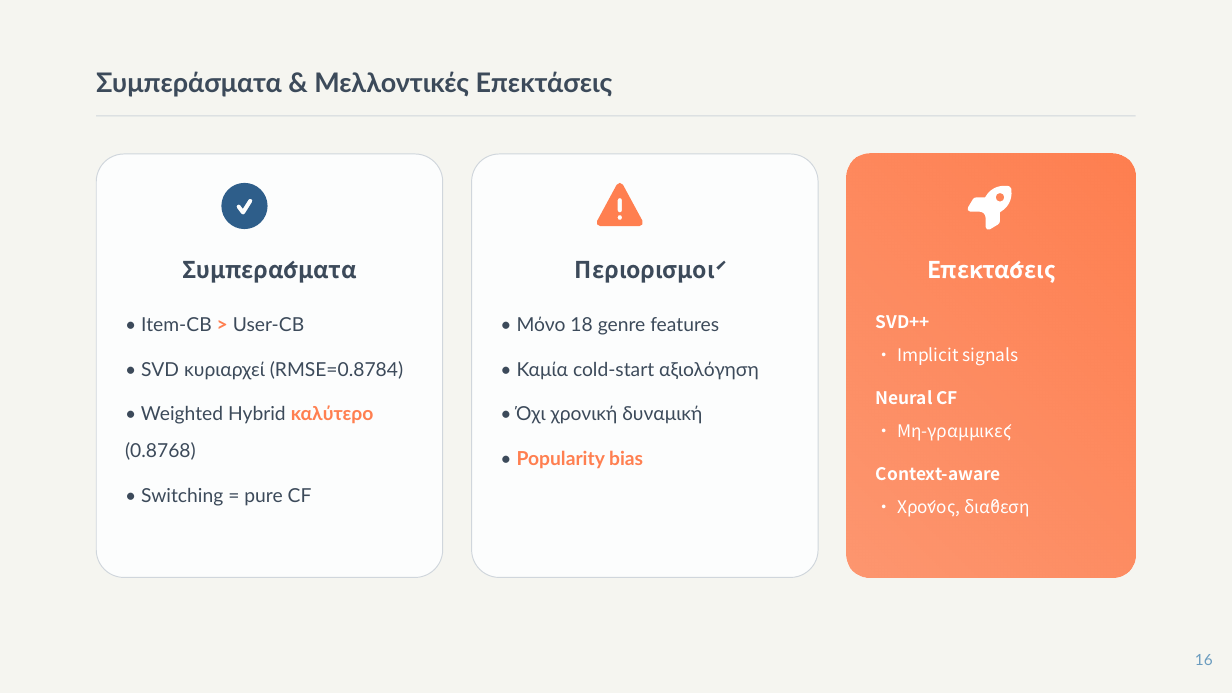
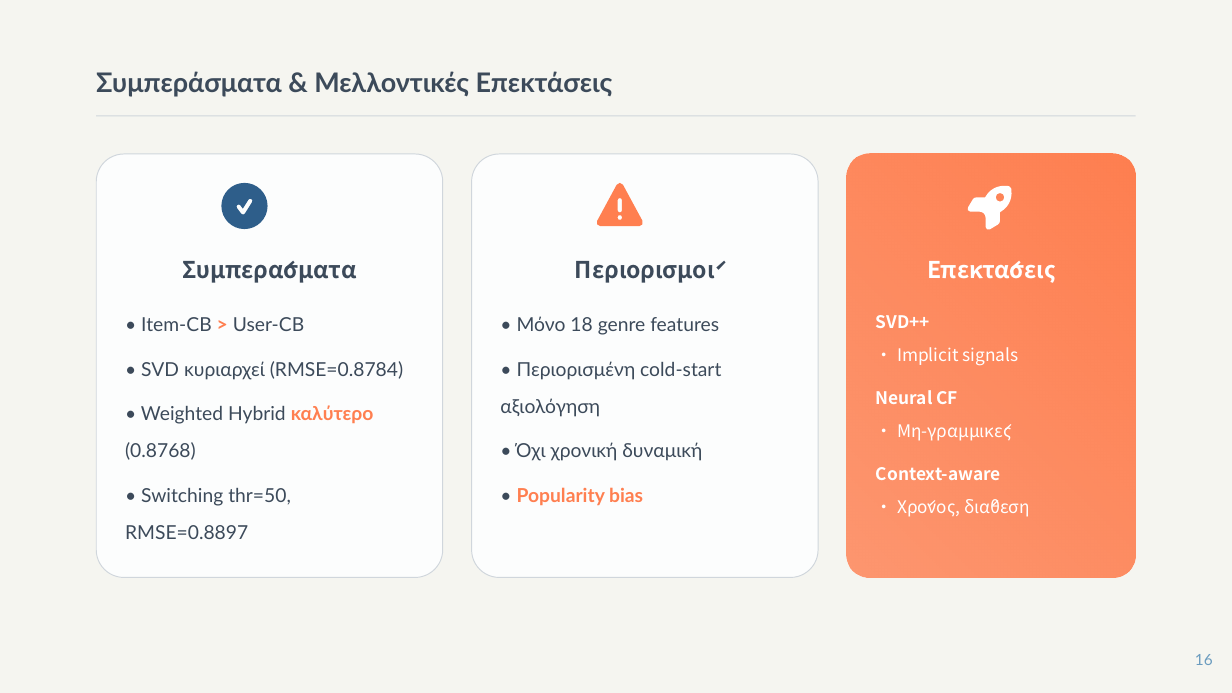
Before and after one commit to AristotelisGarro/MSc-in-AI-Recommender-System, a slide deck: slide 16 of report/Υβριδικό Σύστημα Συστάσεων Ταινιών.pptx. Drawn at 1232x693 pixels with LibreOffice and Linux fonts; fonts in the diff are those of the drawing. Boxes give left, top, right and bottom in pixels: in the first picture for what was removed or moved away, otherwise in the second. Text is boxed around its words. In the diff, an @@ line names an element or a change of style, - is before the commit and + after.

Commit message:
fix switch hybrid, update results and reports

```diff
--- a/report/Υβριδικό Σύστημα Συστάσεων Ταινιών.pptx
+++ b/report/Υβριδικό Σύστημα Συστάσεων Ταινιών.pptx
@@ text at (500,361,721,417): text changed @@
-• Καμία cold-start αξιολόγηση
+• Περιορισμένη cold-start αξιολόγηση
@@ text at (125,488,291,539): text changed @@
-• Switching = pure CF
+• Switching thr=50, RMSE=0.8897
```
Also in this commit, not shown: 4 other slides changed, 6 other files.
